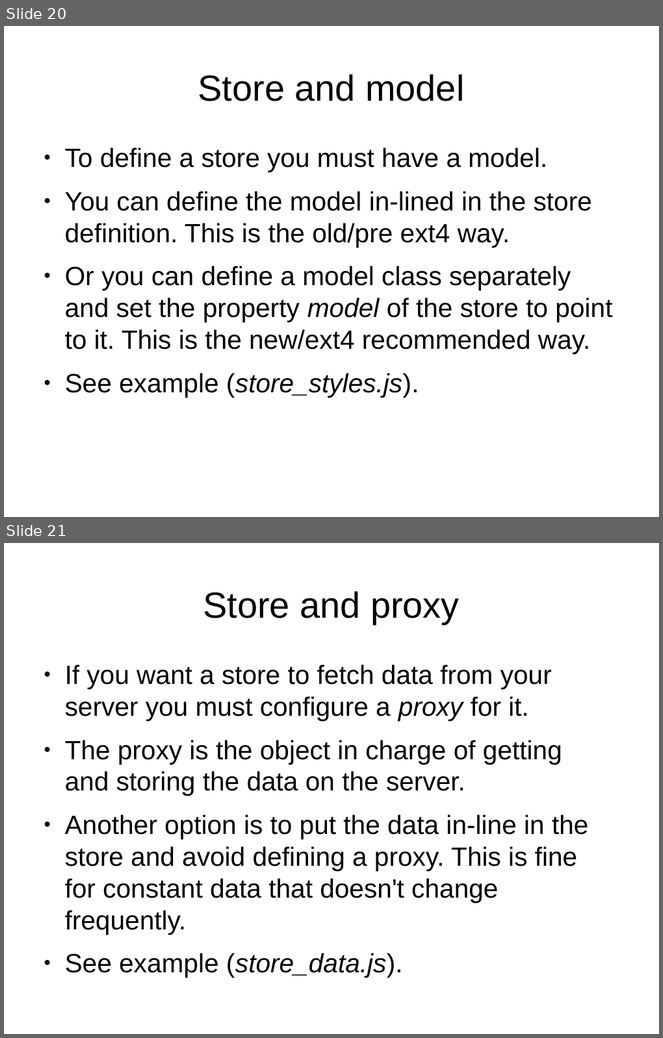
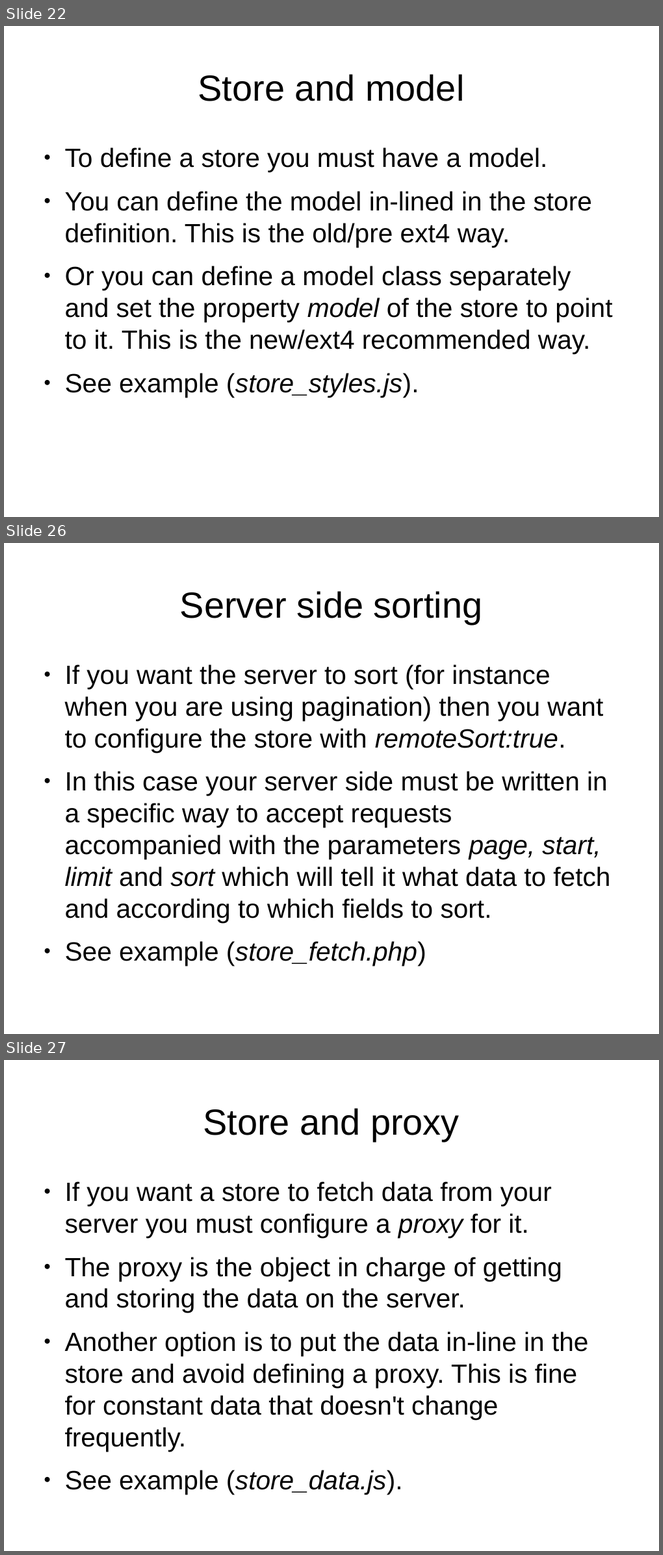
Before and after one commit to veltzer/demos, a slide deck: javascript/extjs/doc/extjs_data.odp. Shown one above the other, each under a label of ours: slides 20 and 21 before the commit, slides 22, 26 and 27 after it; the slides between them are not shown. The pictures are 663x1038 and 663x1555 pixels, drawn with LibreOffice and Linux fonts; fonts in the diff are those of the drawing. Boxes give left, top, right and bottom in pixels: in the first picture for what was removed or moved away, otherwise in the second. Text is boxed around its words. In the diff, an @@ line names an element or a change of style, - is before the commit and + after.

```diff
--- a/javascript/extjs/doc/extjs_data.odp
+++ b/javascript/extjs/doc/extjs_data.odp
@@ slide 26 added at [4, 543, 659, 1034], background #FFFFFF @@
@@ title added at [180, 591, 483, 624], 44 pt, text #000000 @@
+Server side sorting
@@ text added at [65, 665, 610, 923], 32 pt, text #000000 @@
+● If you want the server to sort (for instance when you are using pagination) then you want to configure the store with remoteSort:true.
+● In this case your server side must be written in a specific way to accept requests accompanied with the parameters page, start, limit and sort which will tell it what data to fetch and according to which fields to sort.
+● See example (store_fetch.php)
@@ what was slide 20 is now slide 22 @@
@@ what was slide 21 is now slide 27 @@
```
Also in this commit, not shown: 1 slide changed, 5 other slides added, 5 other files.
